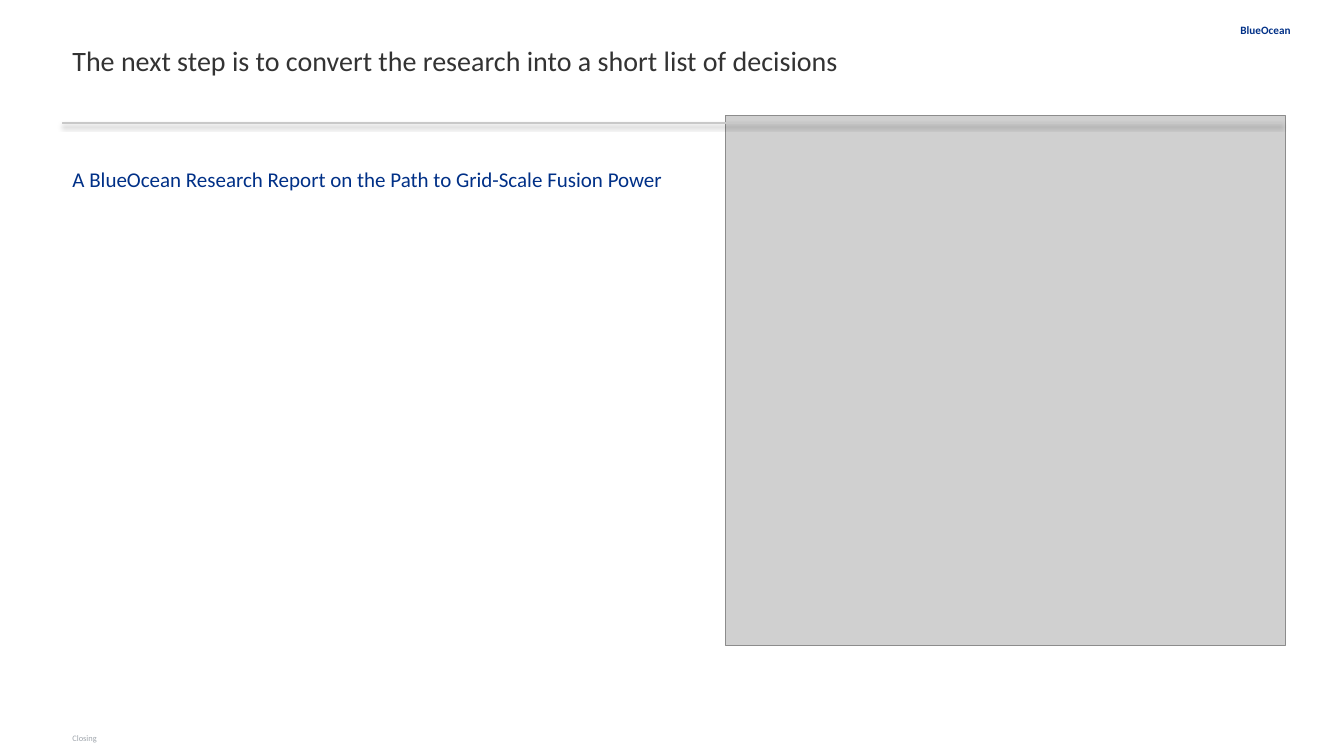
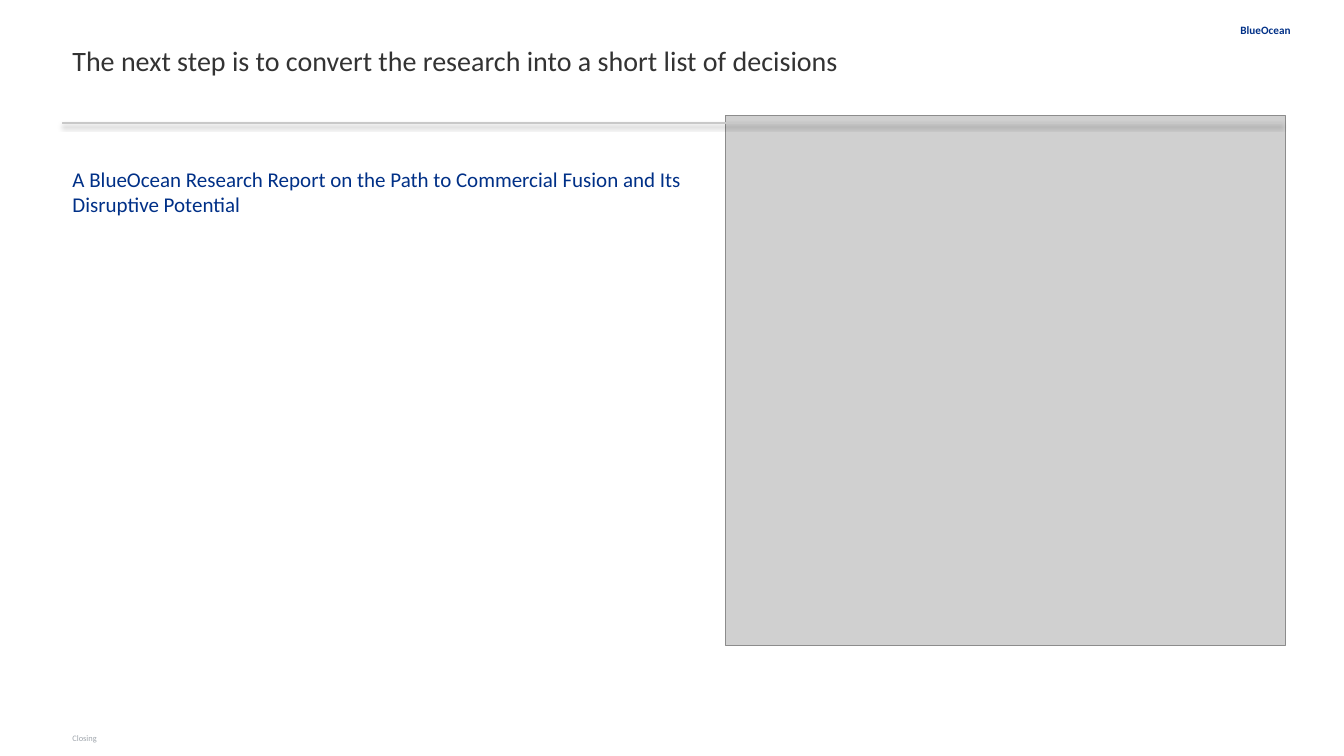
Before and after one commit to yt-feng/gen_rpt, a slide deck: slide 17 of reports/2026-05-14-nuclear-fusion-commercialization-outlook-and-strategic-impli/report.pptx. Drawn at 1344x756 pixels with LibreOffice and Linux fonts; fonts in the diff are those of the drawing; grey boxes stand for pictures. Boxes give left, top, right and bottom in pixels: in the first picture for what was removed or moved away, otherwise in the second. Text is boxed around its words. In the diff, an @@ line names an element or a change of style, - is before the commit and + after.

```diff
--- a/reports/2026-05-14-nuclear-fusion-commercialization-outlook-and-strategic-impli/report.pptx
+++ b/reports/2026-05-14-nuclear-fusion-commercialization-outlook-and-strategic-impli/report.pptx
@@ text at (72, 172, 681, 216): text changed @@
-A BlueOcean Research Report on the Path to Grid-Scale Fusion Power
+A BlueOcean Research Report on the Path to Commercial Fusion and Its Disruptive Potential
```
Also in this commit, not shown: 3 other slides changed, 7 slides added, 7 slides removed, 47 other files.
